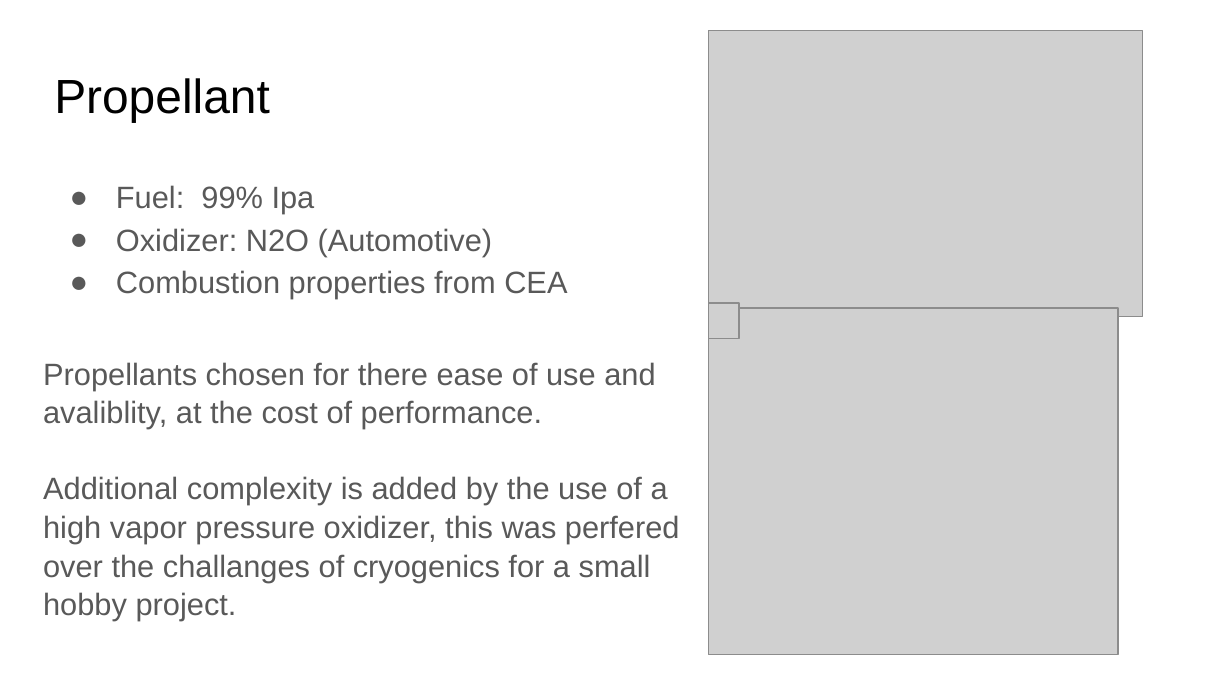
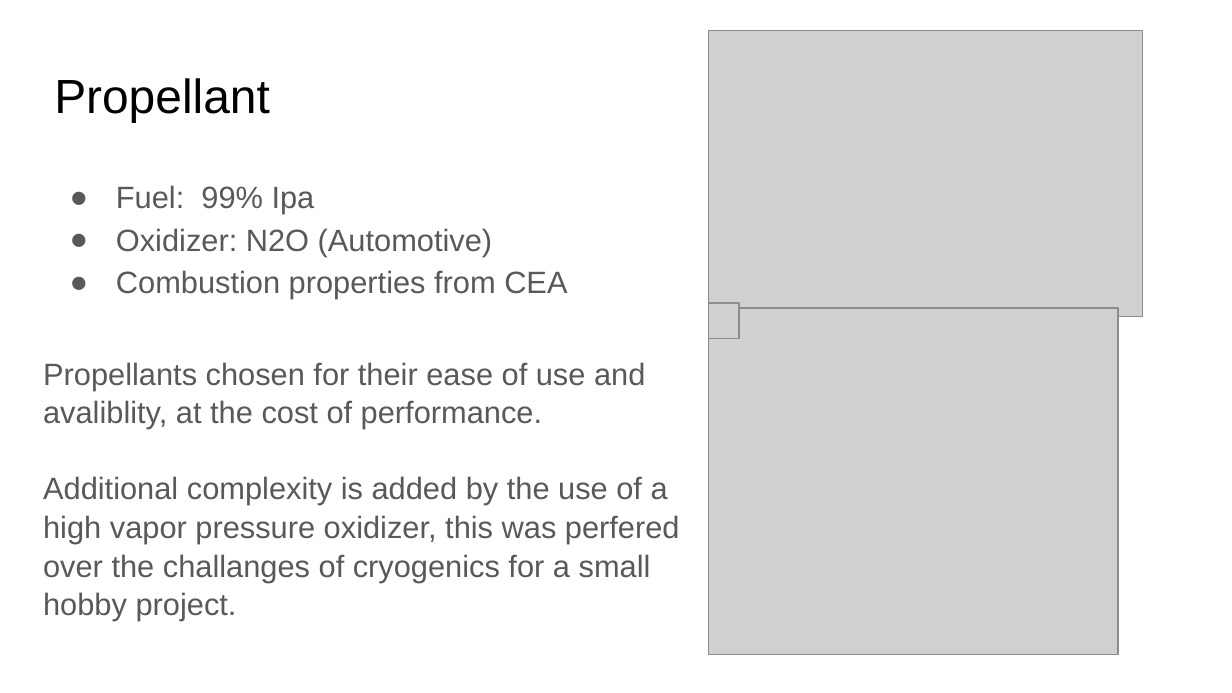
Before and after one commit to ControlSoup/Thrusty, a slide deck: slide 3 of projects/nitrious_engine/presentations/Review.odp. Drawn at 1232x693 pixels with LibreOffice and Linux fonts; fonts in the diff are those of the drawing; grey boxes stand for pictures. Boxes give left, top, right and bottom in pixels: in the first picture for what was removed or moved away, otherwise in the second. Text is boxed around its words. In the diff, an @@ line names an element or a change of style, - is before the commit and + after.

Commit message:
slides

```diff
--- a/projects/nitrious_engine/presentations/Review.odp
+++ b/projects/nitrious_engine/presentations/Review.odp
@@ text at (x1=43, y1=362, x2=645, y2=429): text changed @@
-Propellants chosen for there ease of use and avaliblity, at the cost of performance.
+Propellants chosen for their ease of use and avaliblity, at the cost of performance.
```
Also in this commit, not shown: 2 slides added.
